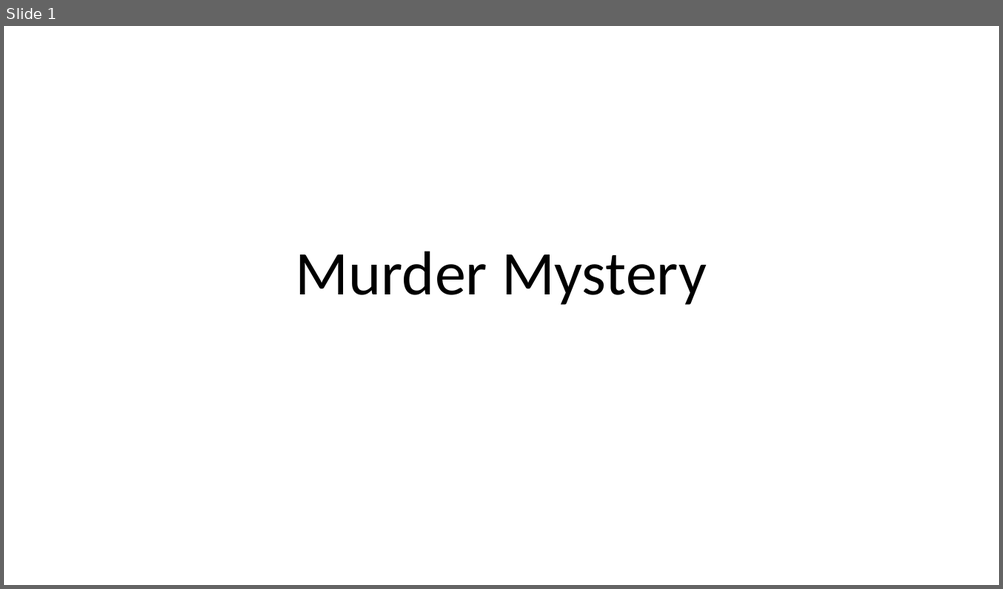
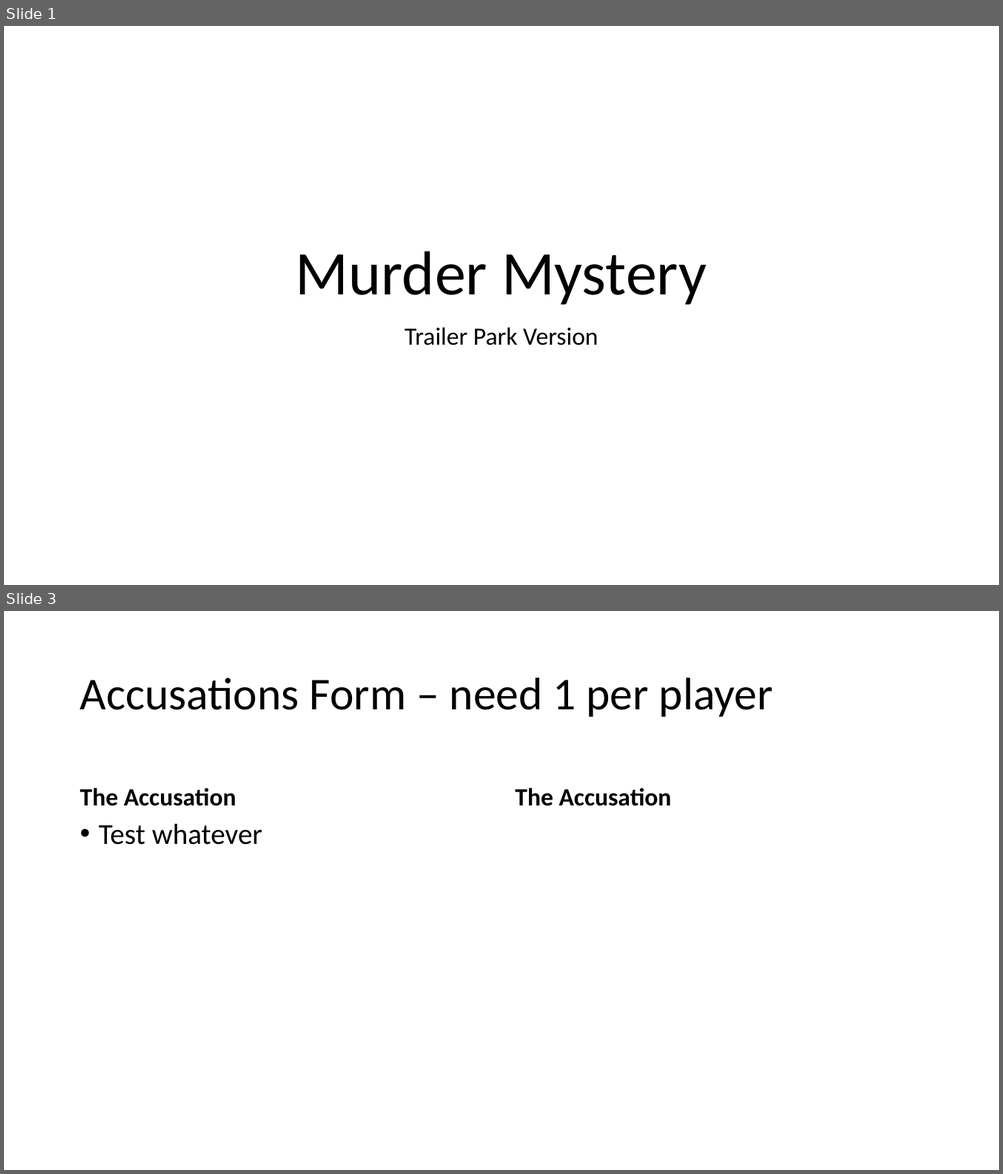
Before and after one commit to jdellamag/murder-mystery, a slide deck: Murder Mystery v1.pptx. Shown one above the other, each under a label of ours: slide 1 before the commit, slides 1 and 3 after it; the slides between them are not shown. The pictures are 1003x589 and 1003x1174 pixels, drawn with LibreOffice and Linux fonts; fonts in the diff are those of the drawing. Boxes give left, top, right and bottom in pixels: in the first picture for what was removed or moved away, otherwise in the second. Text is boxed around its words. In the diff, an @@ line names an element or a change of style, - is before the commit and + after.

```diff
--- a/Murder Mystery v1.pptx
+++ b/Murder Mystery v1.pptx
@@ slide 3 added at box(4, 611, 999, 1170), background #FFFFFF @@
@@ title added at box(80, 678, 773, 717), 44 pt, text #000000 @@
+Accusations Form – need 1 per player
@@ text added at box(80, 788, 236, 806), 24 pt, text #000000, bold @@
+The Accusation
@@ text added at box(515, 788, 671, 806), 24 pt, text #000000, bold @@
+The Accusation
@@ text added at box(99, 823, 262, 845), 28 pt, text #000000 @@
+• Test whatever
@@ slide 1 changed as well @@
@@ subtitle added at box(404, 327, 597, 346), 24 pt, text #000000 @@
+Trailer Park Version
```
Also in this commit, not shown: 2 other slides added.
